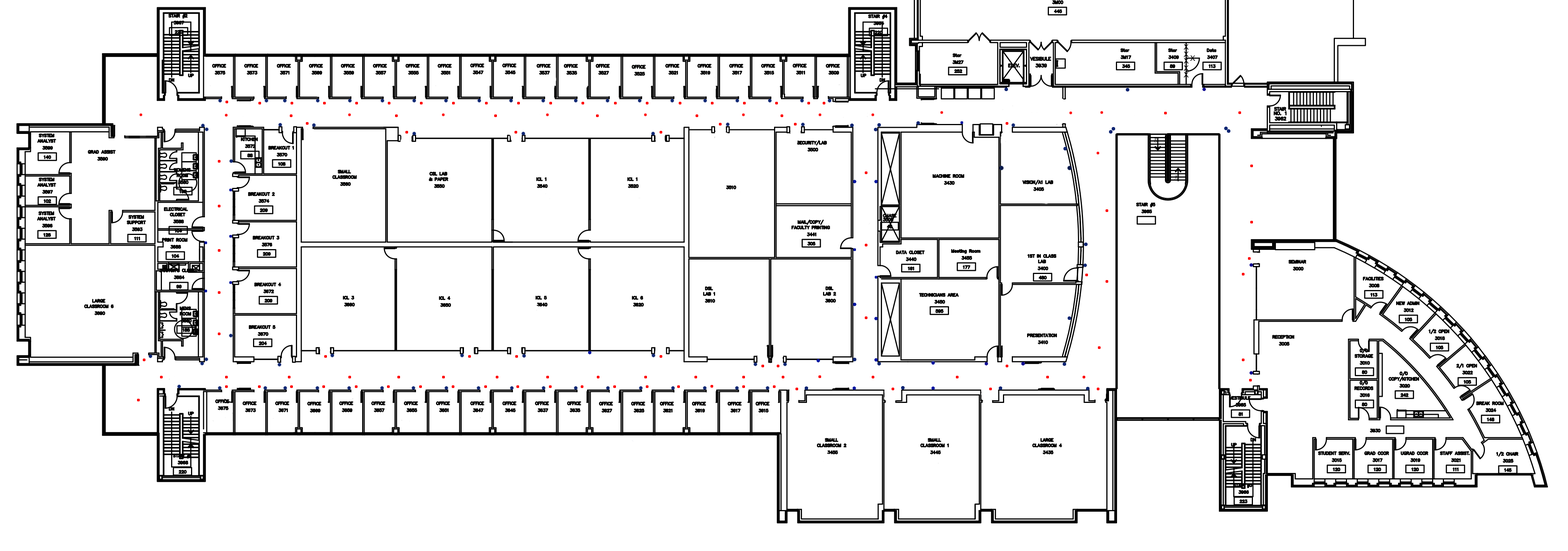
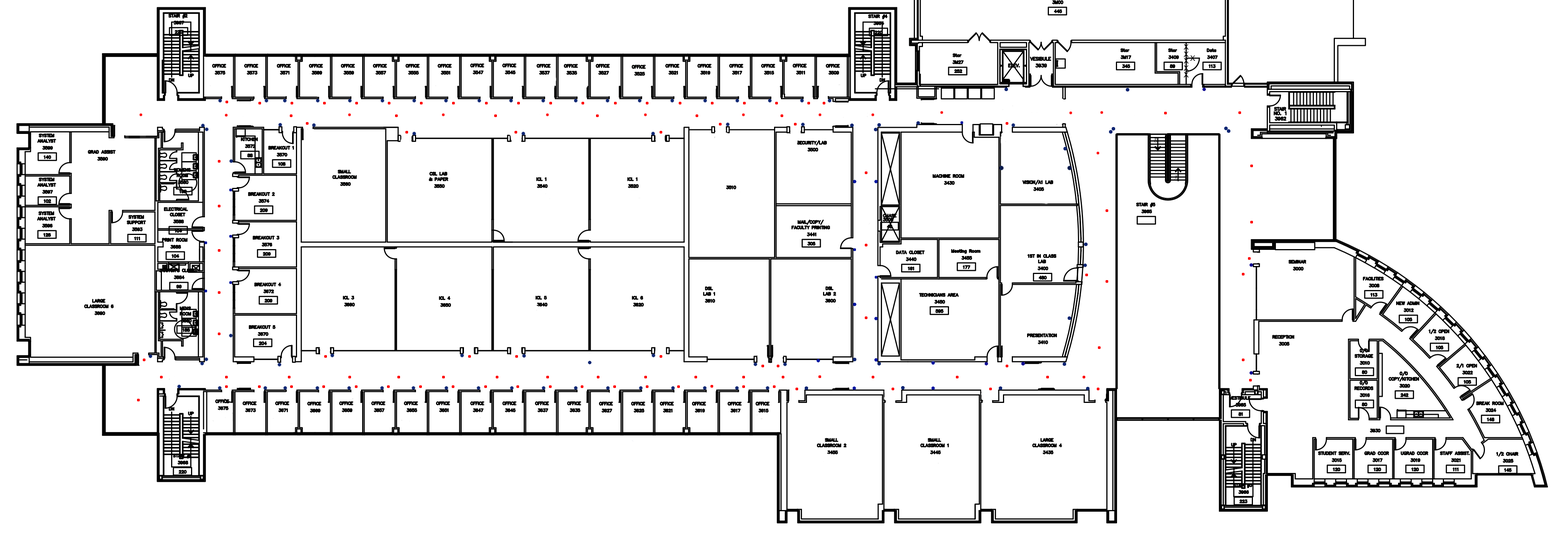
Layered file, before and after one edit (w=1568, h=551). Changes by layer:
painted on "Barcode" over [588, 351, 592, 365]
